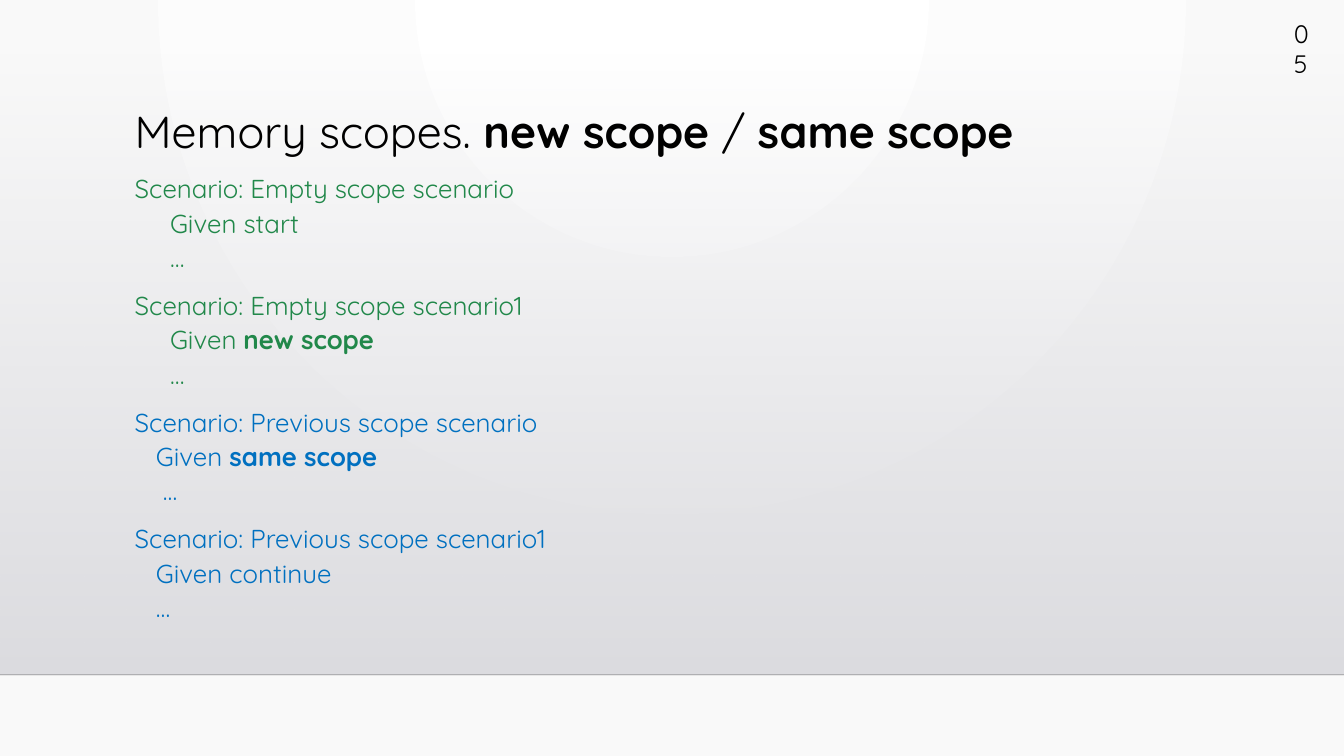
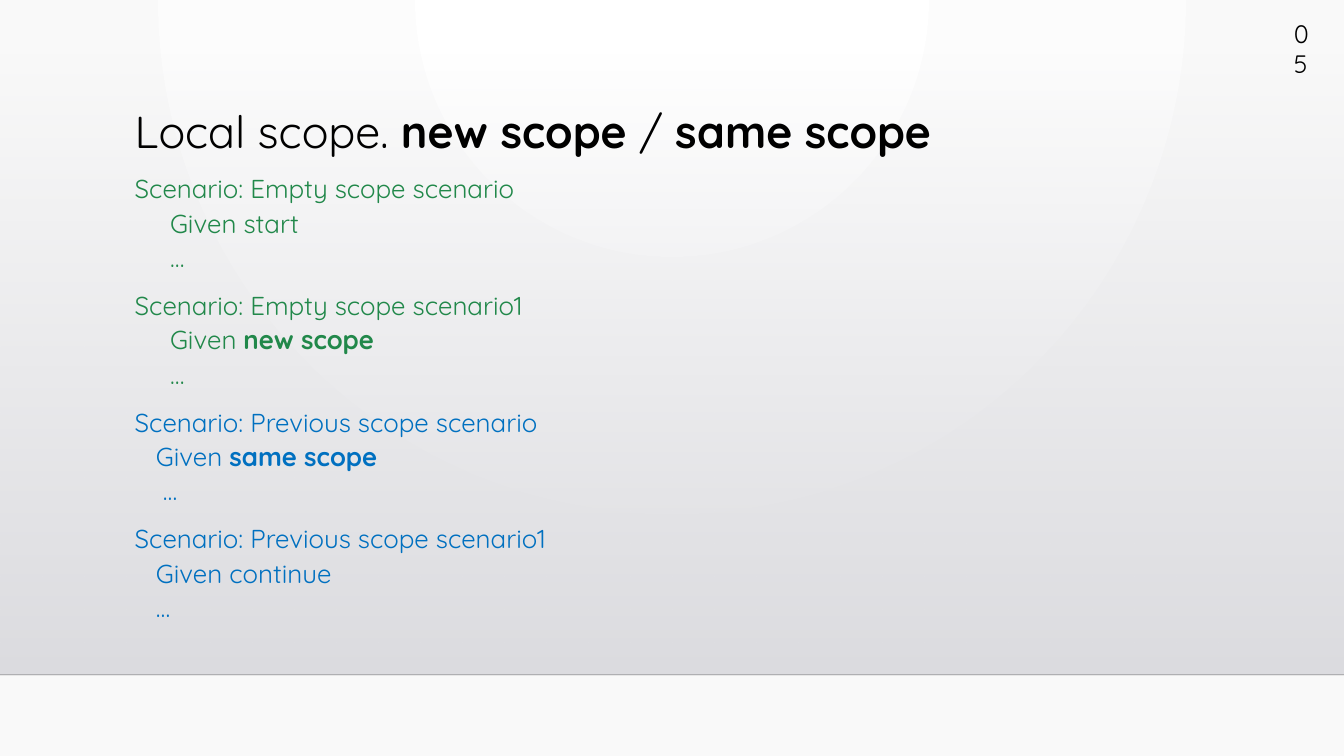
Before and after one commit to slipchansky/ats-unified, a slide deck: slide 25 of ats-presentation/ats-unified.pptx (slide 18 before the commit). Drawn at 1344x756 pixels with LibreOffice and Linux fonts; fonts in the diff are those of the drawing; background and template pictures are left out. Boxes give left, top, right and bottom in pixels: in the first picture for what was removed or moved away, otherwise in the second. Text is boxed around its words. In the diff, an @@ line names an element or a change of style, - is before the commit and + after.

```diff
--- a/ats-presentation/ats-unified.pptx
+++ b/ats-presentation/ats-unified.pptx
@@ title at [135, 115, 931, 157]: text changed @@
-Memory scopes. new scope / same scope
+Local scope. new scope / same scope
```
Also in this commit, not shown: 30 other slides changed, 14 slides added, 1 slide removed.
